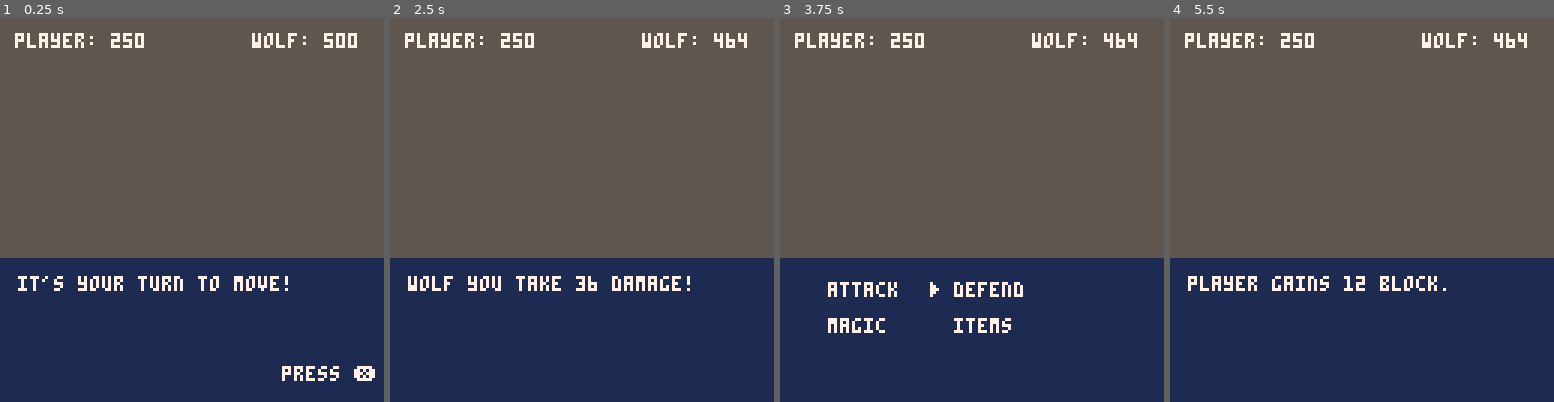
Above: before the commit, frames 1-4 (left to right).
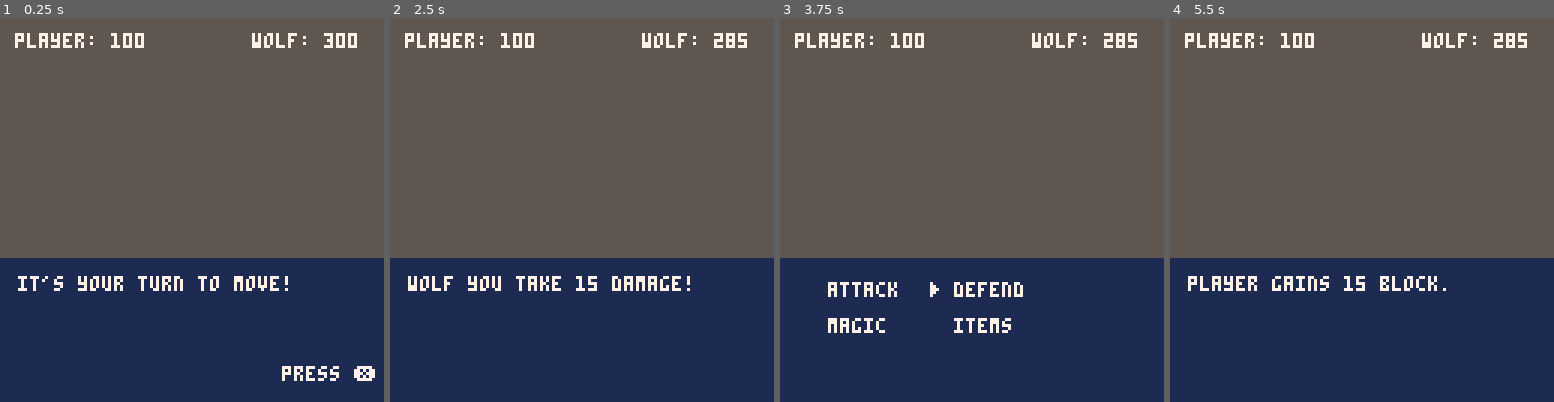
Above: after the commit, the same moments.

Repository: pixegami/wolfhunter
Game: PICO-8 cartridge moonshot.p8
Same seed, same stepped clock (60 frames per second), same inputs: the game is played once before the commit and once after it.
Inputs:
- Up to frame 1 (0.25 s): no input
- Up to frame 2 (2.5 s): tap O (Z key) at 0.33, 0.7, 1.43, 2.22 s; tap X (X key) at 1.07, 2.07, 2.4 s; hold Left 1.97-2.37 s; hold Down from 2.42 s (still down)
- Up to frame 3 (3.75 s): tap X (X key) every 0.33 s from 2.73 to 3.73 s; release Down at 2.82 s; hold Right 2.87-3.53 s; tap O (Z key) at 3.1 s; hold Up from 3.58 s (still down)
- Up to frame 4 (5.5 s): tap O (Z key) at 3.98, 4.87 s; tap X (X key) every 0.33 s from 4.07 to 5.4 s; release Up at 4.08 s; hold Right 4.13-4.53 s; hold Down 4.58-5.08 s; hold Left from 5.13 s (still down)

The runs differ from the first frame. In frame 1, less than 0.1% of the frame differs, in the area x 28-87%, y 3-8%; in frame 2, 0.2%, in the area x 28-93%, y 3-71%; in frame 3, 0.1%; in frame 4, 0.2%.

Commit message:
Added spell functionality

Diff:
--- a/moonshot.p8
+++ b/moonshot.p8
@@ -17,8 +17,8 @@
 -- game state
 function new_game_state()
 
-  local player = new_unit("player", 250, {"menu"})
-  local enemy = new_unit("wolf", 500, {"slash", "dark charge", "strong defend", "raging strike", "ravage", "cleave"})
+  local player = new_unit("player", 100, {"menu"})
+  local enemy = new_unit("wolf", 300, {"slash", "dark charge", "strong defend", "raging strike", "ravage", "cleave"})
 
   local state = {
     player = player,
@@ -63,6 +63,7 @@
   local unit = {
     name=name,
     hp=hp,
+    max_hp=hp,
 
     -- event management
     event_pool=event_pool,
@@ -71,7 +72,8 @@
     --combat status
     block = 0, -- block incoming damage for 1 turn.
     bleed = 0, -- bleeding, taking damage each turn.
-    vulnerable = false -- take double damage from attacks.
+    blind = 0, -- if blind, unit's attacks will miss
+    vulnerable = false, -- take double damage from attacks.
   }
 
   unit.get_random_event_id = function(this)
@@ -107,16 +109,21 @@
 
     -- reset unit status effects.
     if this.vulnerable then
-      sequence:add(new_event("story", unit.name.." is no longer vulnerable."))
+      sequence:add(new_info_event(unit.name.." is no longer vulnerable."))
     end
 
     if this.bleed == 1 then
-      sequence:add(new_event("story", unit.name.." is no longer bleeding."))
+      sequence:add(new_info_event(unit.name.." is no longer bleeding."))
+    end
+
+    if this.blind == 1 then
+      sequence:add(new_info_event(unit.name.." is no longer blinded."))
     end
 
     this.vulnerable = false
     this.block = 0
     this.bleed -= 1
+    this.blind -= 1
   end
 
   return unit
@@ -275,6 +282,35 @@
   return event
 end
 
+function new_heal_event(name, unit, value)
+  local event = new_info_event(unit.name.." uses "..name..".", true)
+  event.action = function(this)
+
+    -- heal status effects
+    if unit.bleed > 0 then
+      sequence:insert(new_info_event(unit.name.."'s bleeding is healed!"))
+      unit.bleed = 0
+    end
+
+    local hp_gap = unit.max_hp - unit.hp
+    if hp_gap == 0 then
+      sequence:insert(new_info_event(unit.name.." is full health already!"))
+    else
+      heal_value = min(hp_gap, value)
+      sequence:insert(new_recovery_event(unit, heal_value))
+    end
+  end
+  return event
+end
+
+function new_recovery_event(unit, heal_value)
+  local event = new_info_event(unit.name.." recovers "..heal_value.." hp.", true)
+  event.action = function(this)
+    unit.hp += heal_value
+  end
+  return event
+end
+
 function new_attack_event(name, unit, target, value)
   local event = new_info_event(unit.name.." uses "..name..".", true)
 
@@ -283,10 +319,18 @@
     -- insert special event effects
     if name == "raging strike" then insert_vulnerable_event(unit) end
     if name == "ravage" then insert_bleed_event(target) end
+    if name == "spark" then insert_blind_event(target) end
 
     -- create an event 'head' to append to. we won't use it
     local head_event = new_event()
     local damage = value
+
+    -- resolve blind.
+    if unit.blind > 0 then
+      head_event:chain_add(new_info_event(unit.name.." is blind... the attack misses!"))
+      sequence:insert(head_event.next)
+      return
+    end
 
     -- resolve cleave
     if name == "cleave" then
@@ -302,10 +346,16 @@
 
     -- resolve the block.
     if target.block > 0 then
-      blocked_damage = min(target.block, damage)
-      target.block -= blocked_damage
-      damage -= blocked_damage
-      head_event:chain_add(new_info_event("blocked "..blocked_damage.." damage."))
+      -- fireball cannot be blocked, deals extra damage!
+      if name == "fireball" then
+        head_event:chain_add(new_info_event("fireball cannot be blocked! it deals extra damage."))
+        damage += 25
+      else
+        blocked_damage = min(target.block, damage)
+        target.block -= blocked_damage
+        damage -= blocked_damage
+        head_event:chain_add(new_info_event("blocked "..blocked_damage.." damage."))
+      end
     end
 
     -- resolve the damage.
@@ -332,6 +382,12 @@
 function insert_vulnerable_event(unit)
   local event = new_info_event(unit.name.." becomes vulnerable to attacks.", true)
   event.action = function(this) unit.vulnerable = true end
+  sequence:insert(event)
+end
+
+function insert_blind_event(unit)
+  local event = new_info_event(unit.name.." is blinded!", true)
+  event.action = function(this) unit.blind = 2 end
   sequence:insert(event)
 end
 
@@ -401,28 +457,27 @@
   return event
 end
 
--- function new_magic_event(unit, value)
---   local desc = "open magic menu"
---   local event = new_event("magic_menu", desc, true)
---   return event
--- end
-
 function generate_event(event_id, unit, target)
 
   -- player moves
   if event_id == "menu" then return new_event("menu") end
-  if event_id == "attack" then return new_attack_event(event_id, unit, target, 36) end
-  if event_id == "defend" then return new_defend_event(event_id, unit, 12) end
+  if event_id == "attack" then return new_attack_event(event_id, unit, target, 15) end
+  if event_id == "defend" then return new_defend_event(event_id, unit, 15) end
   if event_id == "magic" then return new_event("magic") end
   if event_id == "items" then return new_event("items") end
 
+  -- player magic
+  if event_id == "spark" then return new_attack_event(event_id, unit, target, 12) end
+  if event_id == "fireball" then return new_attack_event(event_id, unit, target, 20) end
+  if event_id == "heal" then return new_heal_event(event_id, unit, 35) end
+
   -- boss moves
-  if event_id == "slash" then return new_attack_event(event_id, unit, target, 16) end
-  if event_id == "strong defend" then return new_defend_event(event_id, unit, 32) end
+  if event_id == "slash" then return new_attack_event(event_id, unit, target, 12) end
+  if event_id == "strong defend" then return new_defend_event(event_id, unit, 20) end
   if event_id == "dark charge" then return new_dark_charge_event(unit) end
-  if event_id == "dark flight" then return new_attack_event(event_id, unit, target, 48) end
-  if event_id == "raging strike" then return new_attack_event(event_id, unit, target, 24) end
-  if event_id == "ravage" then return new_attack_event(event_id, unit, target, 12) end
+  if event_id == "dark flight" then return new_attack_event(event_id, unit, target, 64) end
+  if event_id == "raging strike" then return new_attack_event(event_id, unit, target, 18) end
+  if event_id == "ravage" then return new_attack_event(event_id, unit, target, 8) end
   if event_id == "cleave" then return new_attack_event(event_id, unit, target, 0) end
 
   -- unknown event id
@@ -440,7 +495,7 @@
     sequence = new_sequence()
     state = new_game_state()
     combat_menu = new_menu({"attack", "defend", "magic", "items"}, 2)
-    magic_menu = new_menu({"fireball", "heal", "ensnare"}, 1, "menu")
+    magic_menu = new_menu({"fireball", "spark", "heal"}, 1, "menu")
     items_menu = new_menu({"potion", "silver sword", "gun"}, 1, "menu")
     state:start_turn(true)
     return this
